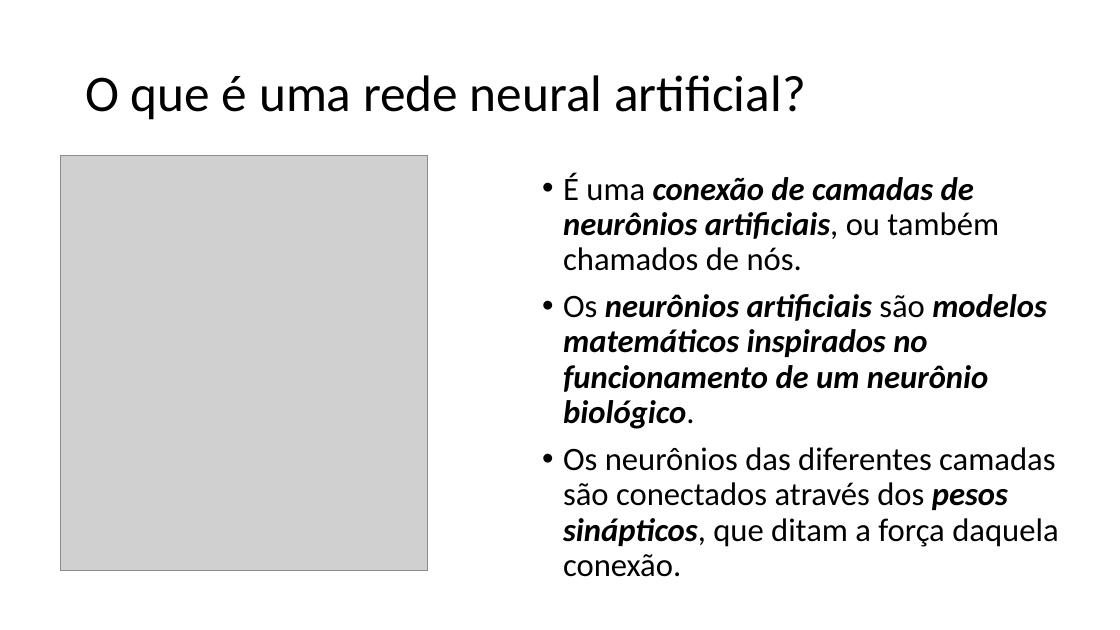
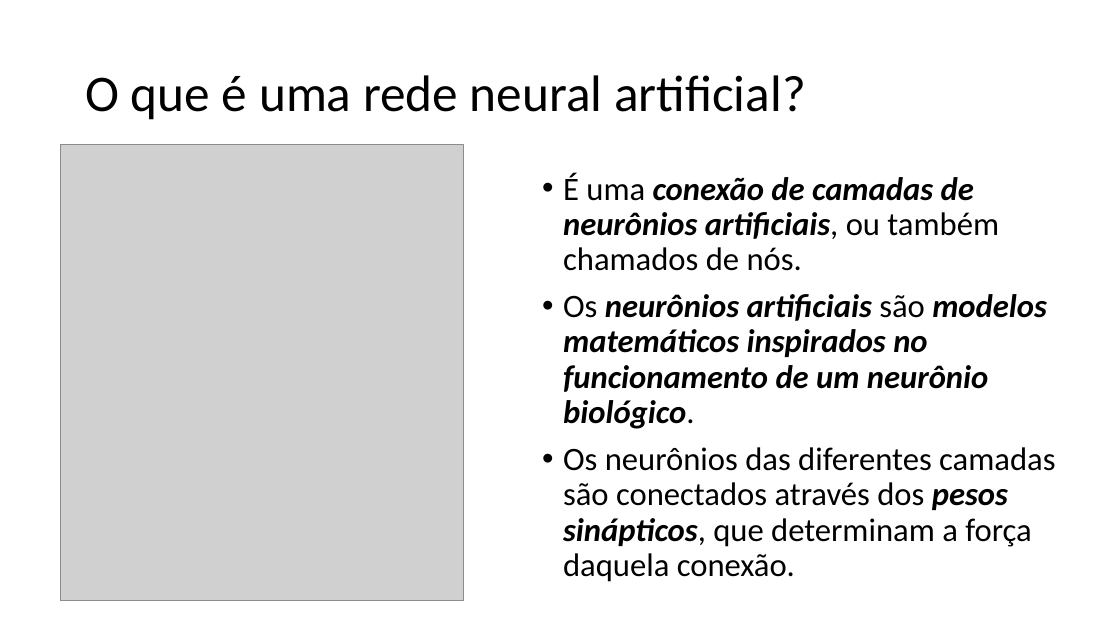
Before and after one commit to zz4fap/tp557-iot-ml, a slide deck: slide 5 of slides/TP557_3_Desafios_do_TinyML_machine_learning.pptx. Drawn at 1120x630 pixels with LibreOffice and Linux fonts; fonts in the diff are those of the drawing; grey boxes stand for pictures. Boxes give left, top, right and bottom in pixels: in the first picture for what was removed or moved away, otherwise in the second. Text is boxed around its words. In the diff, an @@ line names an element or a change of style, - is before the commit and + after.

Commit message:
update of slides

```diff
--- a/slides/TP557_3_Desafios_do_TinyML_machine_learning.pptx
+++ b/slides/TP557_3_Desafios_do_TinyML_machine_learning.pptx
@@ picture: place and size @@
-picture at bbox=[60, 155, 428, 571]
+picture at bbox=[60, 145, 463, 602]
@@ text at bbox=[563, 447, 1055, 582]: text changed @@
-• Os neurônios das diferentes camadas são conectados através dos pesos sinápticos, que ditam a força daquela conexão.
+• Os neurônios das diferentes camadas são conectados através dos pesos sinápticos, que determinam a força daquela conexão.
```
Also in this commit, not shown: 4 other slides changed, 3 slides added, 4 slides removed, 3 other files.
